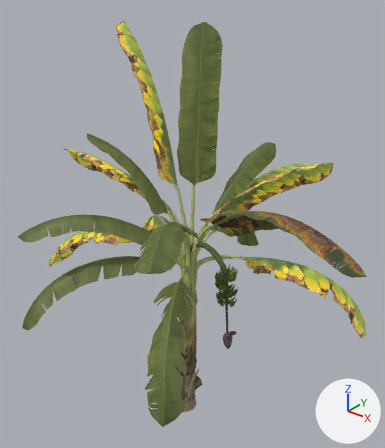
The glTF model public/models/plants/banana.glb, before and after one commit.
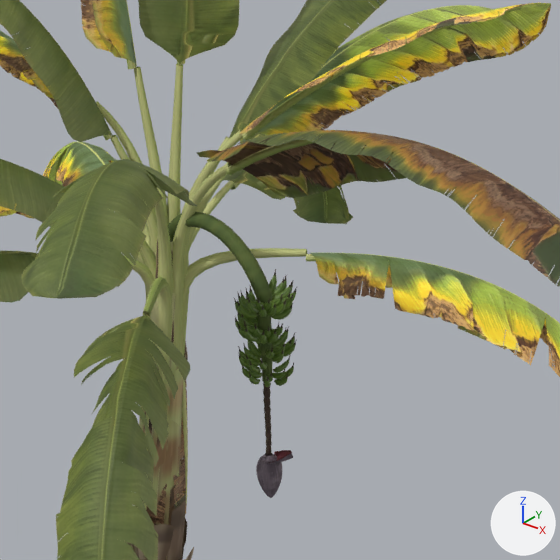
Each version appears first whole from a camera (50 mm lens) standing at (4.33, -5.21, 6.63) and looking at (0.09, 0.09, 3.34), and next in a close-up on the part from 33% to 88% of the width and 36% to 83% of the height. Lighting does not change. The marker at lower right points along +X, +Y and +Z. The first two pictures are the older version. Vertices at exactly the same position are counted once.

Objects in the first close-up: 'banana-banana-bud', 'banana-banana-fruit', 'banana-banana-leaf', 'banana-banana-stem'.
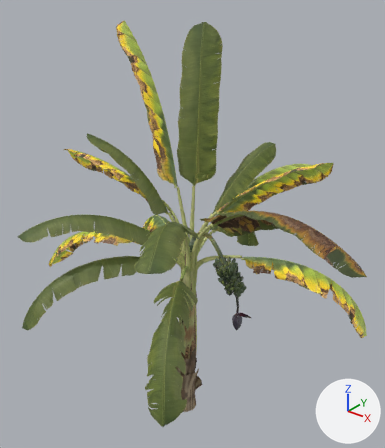
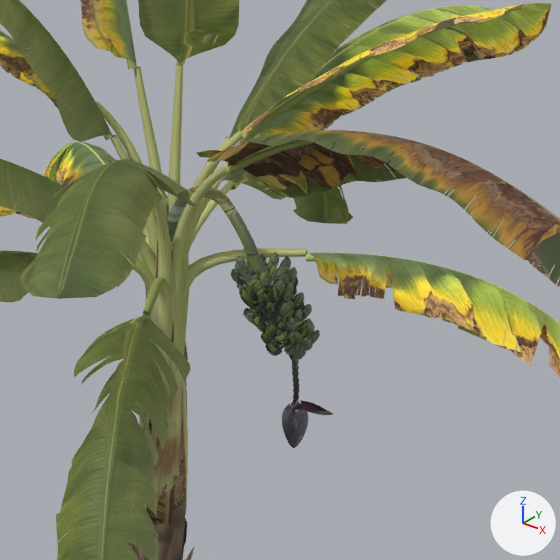
Commit message: Banana: the hanging bunch from the photo

Boxes [x1, y1, x2, y2] around the edits, measured in the close-ups (560 x 560 px):
```json
{"object": "banana-banana-bunch", "change": "added", "after": [167, 186, 333, 448]}
{"object": "banana-banana-fruit", "change": "deleted", "before": [235, 273, 296, 387], "on screen": "green"}
{"object": "banana-banana-bud", "change": "deleted", "before": [256, 450, 293, 498]}
{"part": 1, "of": "me_banana_banana_stem", "change": "deleted", "before": [168, 212, 297, 455]}
```

Edits to the scene script, one JSON object a line:
```json
{"op": "add", "block": "img_banana_bunch", "code": ["img_banana_bunch = load_image('banana-bunch', '_unpacked/banana-bunch', 513, 1056, 'sRGB')"]}
{"op": "add", "block": "mat_banana_bunch", "code": ["mat_banana_bunch = bpy.data.materials.new('banana-bunch')", "# uses the picture img_banana_bunch"]}
{"block": "me_banana_banana_stem", "where": "# used by ob_banana_banana_stem; location = (0.0, 0.0, 0.0)"}
{"op": "remove", "block": "me_banana_banana_stem", "code": "me_banana_banana_stem.from_pydata(...)  # 5978 vertices, 10216 faces; spans x -2.06..2.7, y -2.01..2.27, z 0.0..5.82"}
{"op": "add", "block": "me_banana_banana_stem", "code": "me_banana_banana_stem.from_pydata(...)  # 5079 vertices, 8848 faces; spans x -2.06..2.7, y -2.01..2.27, z 0.0..5.82"}
{"block": "me_banana_banana_stem", "change": "me_banana_banana_stem part 1: 82 loose pieces with 899 vertices, spanning x 0.06..0.99, y -0.24..0.09, z 1.92..3.18, are deleted"}
{"op": "add", "block": "me_banana_banana_bunch", "code": ["me_banana_banana_bunch = bpy.data.meshes.new('banana-banana-bunch')", "me_banana_banana_bunch.from_pydata(...)  # 4842 vertices, 8818 faces; spans x 0.067..1.205, y -0.169..0.17, z 1.962..3.338", "me_banana_banana_bunch.materials.append(mat_banana_bunch)"]}
{"op": "remove", "block": "ob_banana_banana_bud", "code": ["ob_banana_banana_bud = bpy.data.objects.new('banana-banana-bud', me_banana_banana_bud)", "ob_banana_banana_bud.location = (0.0, 0.0, 0.0)"]}
{"op": "remove", "block": "ob_banana_banana_fruit", "code": ["ob_banana_banana_fruit = bpy.data.objects.new('banana-banana-fruit', me_banana_banana_fruit)", "ob_banana_banana_fruit.location = (0.0, 0.0, 0.0)"]}
{"op": "add", "block": "ob_banana_banana_bunch", "code": ["ob_banana_banana_bunch = bpy.data.objects.new('banana-banana-bunch', me_banana_banana_bunch)", "ob_banana_banana_bunch.location = (0.0, 0.0, 0.0)"]}
```
